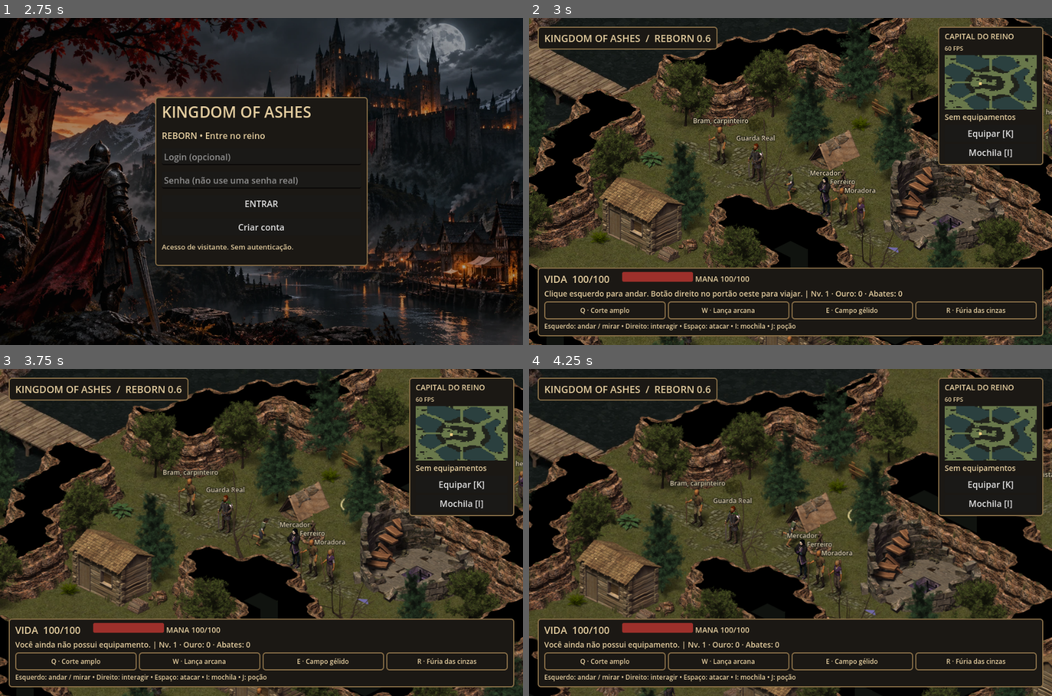
Above: before the commit, frames 1-4 (two rows, left to right).
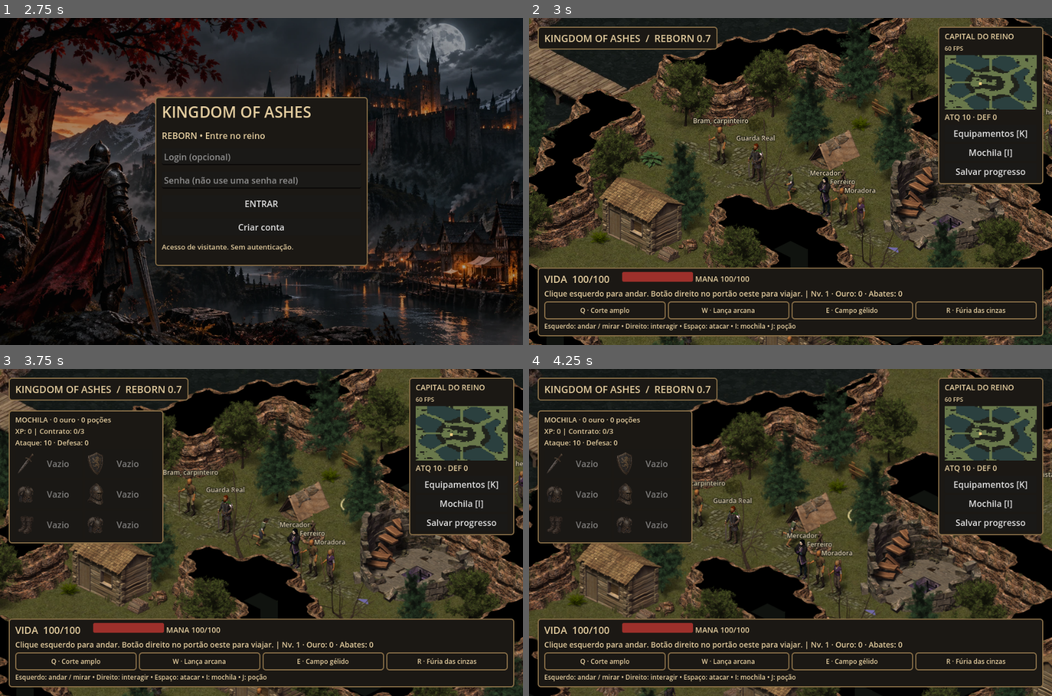
Above: after the commit, the same moments.

Repository: lucas-comex/kingdom-of-ashes
Game: Godot game, scene res://world/world.tscn
Same seed, same stepped clock (60 frames per second), same inputs: the game is played once before the commit and once after it.
Inputs (mouse positions are in pixels of both pictures, inside the frame that each line leads up to):
- Up to frame 1 (2.75 s): click "Equipar [K]" (after the commit: "Equipamentos [K]") at 0.5 s; click "Mochila [I]" at 1.25 s; click (460, 171) at 2 s, where only the run after the commit has a clickable "Salvar progresso"
- Up to frame 2 (3 s): click "ENTRAR" at 2.75 s
- Up to frame 3 (3.75 s): tap Enter at 3.5 s; move the mouse to (376, 516) at 3.52 s; hold D from 3.53 s (still down); tap K at 3.6 s; click (376, 516) at 3.67 s
- Up to frame 4 (4.25 s): keep holding D; tap Space at 3.77 s; tap J at 3.8 s

Frame 1 is identical in both runs. In frame 2, 1.5% of the frame differs, in the area x 33-99%, y 5-51%; in frame 3, 11%, in the area x 1-99%, y 5-86%; in frame 4, 11%.

Commit message:
Reborn 0.7: individual gear slots, atlas inventory icons, passive stats and local progression save

Diff:
--- a/characters/actor.gd
+++ b/characters/actor.gd
@@ -8,6 +8,7 @@
 var frame: int = 0
 var age: float = 0.0
 var equipment: bool = true
+var gear: Dictionary = {}
 var kind: String = "hero"
 var npc_name: String = ""
 var actor_label: String = ""
@@ -61,18 +62,18 @@
 	if kind == "hero":
 		if textures.is_empty():
 			return
-		if equipment and direction <= 2:
+		if gear.has("sword") and direction <= 2:
 			layer("blade")
-		if equipment and direction >= 4 and direction <= 6:
+		if gear.has("shield") and direction >= 4 and direction <= 6:
 			layer("shield")
-		layer("boots" if equipment else "feet")
-		layer("legs" if equipment else "pants")
-		layer("armor" if equipment else "shirt")
-		layer("helmet" if equipment else "head")
-		if equipment and direction > 2:
+		layer("boots" if gear.has("boots") else "feet")
+		layer("legs" if gear.has("legs") else "pants")
+		layer("armor" if gear.has("armor") else "shirt")
+		layer("helmet" if gear.has("helmet") else "head")
+		if gear.has("sword") and direction > 2:
 			layer("blade")
 		layer("hands")
-		if equipment and (direction < 4 or direction == 7):
+		if gear.has("shield") and (direction < 4 or direction == 7):
 			layer("shield")
 	elif kind == "goblin":
 		if not textures.has("goblin"):
--- a/interface/hud.gd
+++ b/interface/hud.gd
@@ -18,6 +18,8 @@
 var status_cache: String = ""
 var skill_labels: Array[Label] = []
 var mana_label: Label
+var gear_buttons: Dictionary = {}
+var shop_buttons: Dictionary = {}
 
 func panel_style() -> StyleBoxFlat:
 	var s := StyleBoxFlat.new()
@@ -48,7 +50,7 @@
 	root.add_child(top)
 	top.position=Vector2(16,16)
 	top.add_theme_stylebox_override("panel",panel_style())
-	var title:=make_label("KINGDOM OF ASHES  /  REBORN 0.6",18)
+	var title:=make_label("KINGDOM OF ASHES  /  REBORN 0.7",18)
 	top.add_child(title)
 	var side:=PanelContainer.new()
 	root.add_child(side)
@@ -78,13 +80,17 @@
 	details=make_label("Equipamento",14)
 	col.add_child(details)
 	var e:=Button.new()
-	e.text="Equipar [K]"
+	e.text="Equipamentos [K]"
 	e.pressed.connect(world.toggle_equipment)
 	col.add_child(e)
 	var g:=Button.new()
 	g.text="Mochila [I]"
 	g.pressed.connect(toggle_bag)
 	col.add_child(g)
+	var save:=Button.new()
+	save.text="Salvar progresso"
+	save.pressed.connect(world.manual_save)
+	col.add_child(save)
 	var bottom:=PanelContainer.new()
 	root.add_child(bottom)
 	bottom.set_anchors_and_offsets_preset(Control.PRESET_BOTTOM_WIDE)
@@ -135,14 +141,28 @@
 	bag=PanelContainer.new()
 	root.add_child(bag)
 	bag.position=Vector2(16,76)
-	bag.custom_minimum_size=Vector2(250,120)
+	bag.custom_minimum_size=Vector2(284,120)
 	bag.add_theme_stylebox_override("panel",panel_style())
-	bag_text=make_label("",15)
-	bag.add_child(bag_text)
+	var contents:=VBoxContainer.new()
+	bag.add_child(contents)
+	bag_text=make_label("",13)
+	contents.add_child(bag_text)
+	var slots:=GridContainer.new()
+	slots.columns=2
+	contents.add_child(slots)
+	for id in world.ITEMS:
+		var button:=Button.new()
+		button.custom_minimum_size=Vector2(124,52)
+		button.icon=world.item_icon(id)
+		button.expand_icon=true
+		button.add_theme_constant_override("icon_max_width",30)
+		button.pressed.connect(func(): world.equip_item(id))
+		slots.add_child(button)
+		gear_buttons[id]=button
 	bag.hide()
 	shop=PanelContainer.new()
 	root.add_child(shop)
-	shop.position=Vector2(16,220)
+	shop.position=Vector2(312,76)
 	shop.custom_minimum_size=Vector2(260,160)
 	shop.add_theme_stylebox_override("panel",panel_style())
 	var stock:=VBoxContainer.new()
@@ -154,10 +174,15 @@
 	buy.text="Comprar poção"
 	buy.pressed.connect(world.buy_potion)
 	stock.add_child(buy)
-	var armor:=Button.new()
-	armor.text="Conjunto de aço · 60 ouro"
-	armor.pressed.connect(world.buy_gear)
-	stock.add_child(armor)
+	for id in world.ITEMS:
+		var item:=Button.new()
+		item.icon=world.item_icon(id)
+		item.expand_icon=true
+		item.add_theme_constant_override("icon_max_width",28)
+		item.text="%s · %d ouro" % [world.ITEMS[id]["name"],world.ITEMS[id]["price"]]
+		item.pressed.connect(func(): world.buy_item(id))
+		stock.add_child(item)
+		shop_buttons[id]=item
 	var close:=Button.new()
 	close.text="Fechar"
 	close.pressed.connect(func(): shop.hide())
@@ -242,7 +267,16 @@
 	label.text="VIDA  %d/100    "%world.hero.hp
 	status.text="%s | Nv. %d · Ouro: %d · Abates: %d"%[world.message,world.level,world.gold,world.kills]
 	if is_instance_valid(bag_text):
-		bag_text.text="MOCHILA\nOuro: %d\nPoções: %d [J]\nXP: %d\nContrato: %d/3\nEquipamento: %s" % [world.gold,world.potions,world.xp,mini(world.kills,3),"Aço" if world.has_gear else "Nenhum"]
-	details.text="Aço equipado" if world.hero.equipment else ("Aço na mochila" if world.has_gear else "Sem equipamentos")
+		bag_text.text="MOCHILA · %d ouro · %d poções\nXP: %d | Contrato: %d/3\nAtaque: %d · Defesa: %d" % [world.gold,world.potions,world.xp,mini(world.kills,3),world.attack_value(),world.defense_value()]
+	for id in gear_buttons:
+		var button: Button=gear_buttons[id]
+		var owned: bool=world.owned_gear.has(id)
+		var worn: bool=world.equipped_gear.has(id)
+		button.disabled=not owned
+		button.text=("✓ " if worn else "")+str(world.ITEMS[id]["name"]) if owned else "Vazio"
+		button.tooltip_text="%s | Ataque +%d | Defesa +%d" % [world.ITEMS[id]["name"],world.ITEMS[id]["attack"],world.ITEMS[id]["defense"]]
+	for id in shop_buttons:
+		shop_buttons[id].disabled=world.owned_gear.has(id) or world.gold<int(world.ITEMS[id]["price"])
+	details.text="ATQ %d · DEF %d" % [world.attack_value(),world.defense_value()]
 	fps_label.text="%d FPS" % Engine.get_frames_per_second()
 	dot.position=Vector2(world.pos.x/64.0*mini.size.x,world.pos.y/64.0*mini.size.y)
--- a/project.godot
+++ b/project.godot
@@ -3,7 +3,7 @@
 
 [application]
 config/name="Kingdom of Ashes Reborn"
-config/version="0.6"
+config/version="0.7"
 run/main_scene="res://world/world.tscn"
 config/features=PackedStringArray("4.4", "GL Compatibility")
 
--- a/world/world.gd
+++ b/world/world.gd
@@ -23,6 +23,19 @@
 var hud_clock: float = 0.0
 var cull_clock: float = 0.0
 var has_gear: bool = false
+const ITEMS = {
+	"sword":{"name":"Espada de ferro","price":20,"attack":10,"defense":0,"icon":Rect2(1053,516,198,248)},
+	"shield":{"name":"Escudo de ferro","price":18,"attack":0,"defense":3,"icon":Rect2(40,772,175,248)},
+	"armor":{"name":"Armadura de aço","price":30,"attack":0,"defense":2,"icon":Rect2(266,772,235,248)},
+	"helmet":{"name":"Elmo de ferro","price":16,"attack":0,"defense":1,"icon":Rect2(549,772,181,248)},
+	"boots":{"name":"Botas reforçadas","price":14,"attack":0,"defense":1,"icon":Rect2(788,775,215,242)},
+	"legs":{"name":"Grevas de aço","price":18,"attack":0,"defense":1,"icon":Rect2(266,772,235,248)}
+}
+var owned_gear: Dictionary = {}
+var equipped_gear: Dictionary = {}
+var save_clock: float = 0.0
+var save_disabled: bool = false
+const SAVE_PATH = "user://koa-reborn-07.json"
 var mouse_walk: bool = false
 var repath_clock: float = 0.0
 var aim: int = -1
@@ -98,6 +111,7 @@
 	hero.position = iso(pos)
 	hero.scale = Vector2(.82,.82)
 	hero.equipment = false
+	hero.gear=equipped_gear
 	enemy = Actor.new()
 	enemy.kind = "goblin"
 	enemy.frames = read_json("res://assets/imported/goblin.json")
@@ -475,7 +489,48 @@
 
 func start_game() -> void:
 	playing = true
+	save_disabled="--smoke" in OS.get_cmdline_user_args() or "--capture" in OS.get_cmdline_user_args()
+	if not save_disabled:
+		restore_progress()
 	hud.close_login()
+	hud.update_view()
+
+func save_progress() -> bool:
+	if save_disabled or not playing:
+		return false
+	var file := FileAccess.open(SAVE_PATH,FileAccess.WRITE)
+	if file==null:
+		return false
+	file.store_string(JSON.stringify({"version":1,"gold":gold,"xp":xp,"level":level,"kills":kills,"potions":potions,"quest_claimed":quest_claimed,"owned":owned_gear,"equipped":equipped_gear}))
+	file.close()
+	return true
+
+func restore_progress() -> void:
+	if not FileAccess.file_exists(SAVE_PATH):
+		return
+	var data := read_json(SAVE_PATH)
+	if int(data.get("version",0))!=1:
+		return
+	gold=clampi(int(data.get("gold",0)),0,9999999)
+	xp=clampi(int(data.get("xp",0)),0,9999999)
+	level=clampi(int(data.get("level",1)),1,10000)
+	kills=clampi(int(data.get("kills",0)),0,9999999)
+	potions=clampi(int(data.get("potions",0)),0,999)
+	quest_claimed=data.get("quest_claimed",false)==true
+	var inventory: Variant = data.get("owned",{})
+	var equipped: Variant = data.get("equipped",{})
+	if inventory is Dictionary and equipped is Dictionary:
+		for id in ITEMS:
+			if inventory.get(id,false)==true:
+				owned_gear[id]=true
+				if equipped.get(id,false)==true:
+					equipped_gear[id]=true
+	refresh_equipment()
+	message="Progresso local recuperado. Bem-vindo à capital."
+
+func manual_save() -> void:
+	message="Progresso salvo neste navegador." if save_progress() else "Não foi possível salvar o progresso."
+	hud.update_view()
 
 func can_step(from: Vector2i, to: Vector2i) -> bool:
 	var d := to - from
@@ -540,6 +595,7 @@
 	gold += loot_gold
 	message = "Loot recolhido: +%d ouro" % loot_gold
 	loot_gold = 0
+	save_progress()
 
 func use_potion() -> void:
 	if potions <= 0 or hero.hp >= hero.max_hp:
@@ -547,6 +603,7 @@
 	potions -= 1
 	hero.hp = mini(hero.max_hp,hero.hp+45)
 	message = "Poção utilizada."
+	save_progress()
 
 func interact() -> void:
 	if area=="capital" and pos.distance_to(Vector2(CAPITAL_GATE))<=2.0:
@@ -590,6 +647,7 @@
 	gold -= 12
 	potions += 1
 	message = "Poção comprada por 12 ouro."
+	save_progress()
 	hud.update_view()
 
 func _unhandled_input(event: InputEvent) -> void:
@@ -670,22 +728,66 @@
 			KEY_G:
 				toggle_gender()
 
-func buy_gear() -> void:
-	if not playing or pos.distance_to(merchant_cell())>2.5 or has_gear or gold<60:
-		message="Conjunto de aço: 60 ouro."
-		return
-	gold-=60
-	has_gear=true
-	message="Conjunto adquirido. K para equipar."
+func item_icon(id: String) -> Texture2D:
+	var icon := AtlasTexture.new()
+	icon.atlas=image("res://assets/kingdom-art-v1.webp")
+	icon.region=ITEMS[id]["icon"]
+	icon.filter_clip=true
+	return icon
+
+func attack_value() -> int:
+	var total: int = 10
+	for id in equipped_gear:
+		total+=int(ITEMS[id]["attack"])
+	return total
+
+func defense_value() -> int:
+	var total: int = 0
+	for id in equipped_gear:
+		total+=int(ITEMS[id]["defense"])
+	return total
+
+func refresh_equipment() -> void:
+	has_gear=not owned_gear.is_empty()
+	hero.equipment=not equipped_gear.is_empty()
+	hero.gear=equipped_gear
+	hero.queue_redraw()
+
+func buy_item(id: String) -> bool:
+	if not ITEMS.has(id) or not playing or pos.distance_to(merchant_cell())>2.5:
+		message="Aproxime-se do mercador."
+		return false
+	if owned_gear.has(id):
+		message="Você já possui este equipamento."
+		return false
+	var price: int = ITEMS[id]["price"]
+	if gold<price:
+		message="Ouro insuficiente."
+		return false
+	gold-=price
+	owned_gear[id]=true
+	refresh_equipment()
+	message=str(ITEMS[id]["name"])+" adquirido."
+	save_progress()
 	hud.update_view()
+	return true
+
+func equip_item(id: String) -> bool:
+	if not owned_gear.has(id):
+		return false
+	if equipped_gear.has(id):
+		equipped_gear.erase(id)
+		message=str(ITEMS[id]["name"])+" retirado."
+	else:
+		equipped_gear[id]=true
+		message=str(ITEMS[id]["name"])+" equipado."
+	refresh_equipment()
+	save_progress()
+	hud.update_view()
+	return true
 
 func toggle_equipment() -> void:
-	if not has_gear:
-		message="Você ainda não possui equipamento."
-		return
-	hero.equipment = not hero.equipment
-	hero.queue_redraw()
-	message = "Equipamento de aço" if hero.equipment else "Traje inicial"
+	hud.toggle_bag()
 
 func toggle_gender() -> void:
 	hero.gender = "female" if hero.gender == "male" else "male"
@@ -694,7 +796,7 @@
 func damage_enemy(amount: int = -1) -> void:
 	if enemy.hp<=0:
 		return
-	var damage: int = amount if amount>=0 else (20 if hero.equipment else 10)
+	var damage: int = amount if amount>=0 else attack_value()
 	enemy.hp = maxi(0,enemy.hp-damage)
 	enemy.queue_redraw()
 	message = "Golpe certeiro · %d de dano" % damage
@@ -733,10 +835,7 @@
 	var moving := move_route(dt)
 	if moving or aim>=0 or target:
 		queue_redraw()
-	npc_clock+=dt
-	if npc_clock>=.10:
-		tick_residents(npc_clock)
-		npc_clock=0.0
+	tick_residents(dt)
 	if attack_requested:
 		attack_requested = false
 		if target and area=="outpost" and enemy.hp > 0 and pos.distance_to(enemy_pos)<=1.5 and attack_time<=0 and clear_line(pos,enemy_pos):
@@ -767,7 +866,7 @@
 			enemy.face(iso(pos)-iso(enemy_pos))
 			if enemy_attack<=0:
 				enemy_attack=.9
-				hero.hp=maxi(0,hero.hp-(5 if hero.equipment else 8))
+				hero.hp=maxi(0,hero.hp-maxi(1,8-defense_value()))
 		else:
 			enemy_route.clear()
 		if enemy_pos.distance_to(old)>0.001:
@@ -796,6 +895,10 @@
 		enemy_pos=Vector2(HUNT)
 		message="Você voltou à capital."
 	cam.position=hero.position+Vector2(0,-28)
+	save_clock+=dt
+	if save_clock>=20.0:
+		save_clock=0.0
+		save_progress()
 	hud_clock+=dt
 	cull_clock+=dt
 	if hud_clock>=.10:
@@ -878,13 +981,16 @@
 	pos=Vector2(START)
 	assert(can_step(START,START))
 	assert(not can_step(START,Vector2i(-1,-1)))
-	toggle_equipment()
-	assert(not hero.equipment)
-	has_gear=true
-	toggle_equipment()
-	assert(hero.equipment)
-	toggle_equipment()
-	assert(not hero.equipment)
+	assert(not equip_item("shield"))
+	pos=merchant_cell()
+	assert(buy_item("sword"))
+	assert(gold==5 and owned_gear.has("sword") and not buy_item("sword"))
+	assert(equip_item("sword") and attack_value()==20 and defense_value()==0)
+	assert(equip_item("sword") and attack_value()==10)
+	gold=18
+	assert(buy_item("shield") and gold==0)
+	assert(equip_item("shield") and defense_value()==3 and attack_value()==10)
+	assert(equip_item("shield") and defense_value()==0)
 	toggle_gender()
 	assert(hero.gender=="female")
 	load_area("capital")
